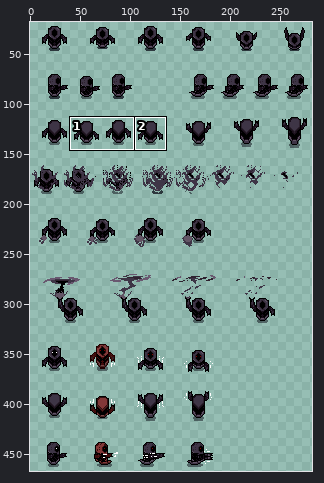
Two states of a pixel-art file, Top-Down_Retro_Interior/mystic_woods_free_2.2/sprites/characters/inmortal-Sheet-prueba-cinematic.ase. Above, an overview of the earlier version with the close-up marked.
Close-up. Before the commit:
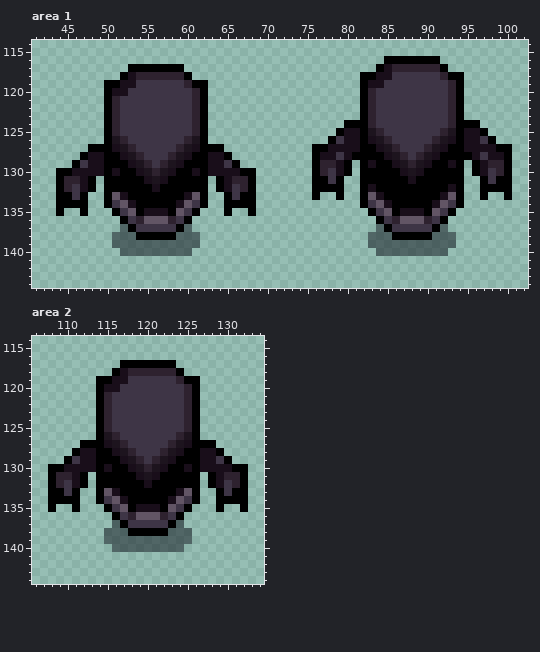
288x480 pixels, 1 frame. Shown: area 1: x 41..102, y 114..144; area 2: x 106..134, y 114..144. The wide view leaves out empty margins. The commit also changed other parts of the picture, which this record leaves out.
After:
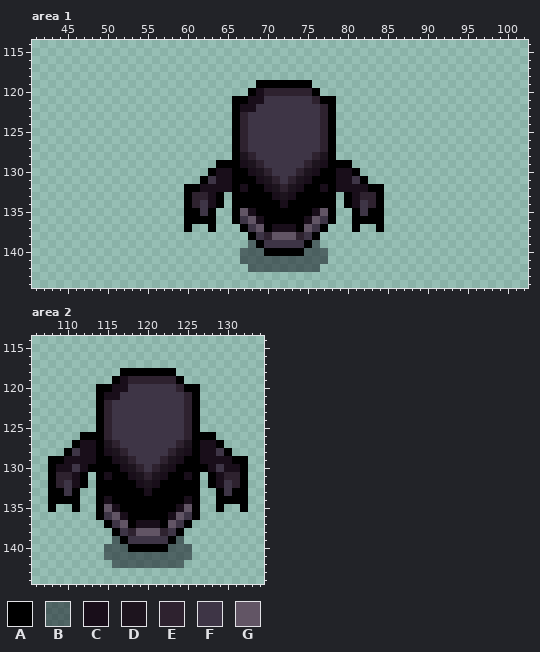
Palette (. is transparent): A #000000  B #0c0e1980  C #190e1a  D #1d141e  E #2e222f  F #3e3546  G #625565
From old to new:
Changed rows in their new state; - is an unchanged pixel.
Area 1:
first column x 44:
116 -----------------------------------------.......---------
117 ---------.......------------------------.........--------
118 --------.........---------------------.............------
119 ------.............------AAAAAAA------.............------
120 ------.............-----ACEEEEEEA-----.............------
121 ------.............---AACCFFFFFFEAA---.............------
122 ------.............---ACCFFFFFFFFEA---.............------
123 ------.............---AEFFFFFFFFFEA---.............------
124 ------.............---AEFFFFFFFFFEA-.................----
125 ------.............---AEFFFFFFFFFEA...................---
126 ------.............---AEFFFFFFFFFE-....................--
127 ----.................-AEFFFFFFFFFEA......................
128 ---...................ADEFFFFFFFEDA......................
129 --..................AA-CDEFFFFFEDCAA--.............-.....
130 ...................A--A-CDEFFFEDCAA-CA.............-.....
131 .....-............-FC-AA-CDEFEDC--ACCF-............--....
132 .....-..........--CCC-AC-ACDEDCA-C-CCCCA-..........--....
133 ....--..........AEECA.A--AACDCAA-AA.ACEEA..........--.--.
134 ....--..........AEFCA.---AAACAAAAAA-ACFEA..........------
135 .--.---.........A-FA-.AGCAAAAAAACGA--AF-A.........-------
136 --------........-AAA--AFGCAAAAACGFA--AAA-........--------
137 --------........A--A---AFGACCCAGFA---A--A........--------
138 -------...........------AFEGGGEFA------...........-------
139 -------...........------BAFFFFFAB------...........-------
140 --------.........------BBBAAAAABBB------.........--------
141 -----------------------BBBBBBBBBBB-----------------------
142 ------------------------BBBBBBBBB------------------------
Area 2:
first column x 114:
117 ---.......---
118 --.AAAAAAA.--
119 ..A-EEEEEEA..
120 -A-C------EA-
121 -CC----------
first column x 108:
126 ----AA-EF-------FE-AA----
127 ---ACC-DEF-----FED-CCA---
128 --AF---CDEF---FEDC---FA--
129 AACC----CDEF-FEDC----CCAA
130 -C-F-A-A-CDEFEDC-A-A-F-C-
131 -------C--CDEDC--C-------
132 -----------CDC-----------
133 -------AA---C---AA-------
134 -------CAA-----AAC-------
135 ------AGCA-AAA-ACGA------
136 ------AFGCAAAAACGFA------
137 -------AFGACCCAGFA-------
138 -------.AFEGGGEFA.-------
139 -------.-AFFFFFA-.-------
140 -------B--AAAAA--B-------
141 -------BBBBBBBBBBB-------
142 --------BBBBBBBBB--------
